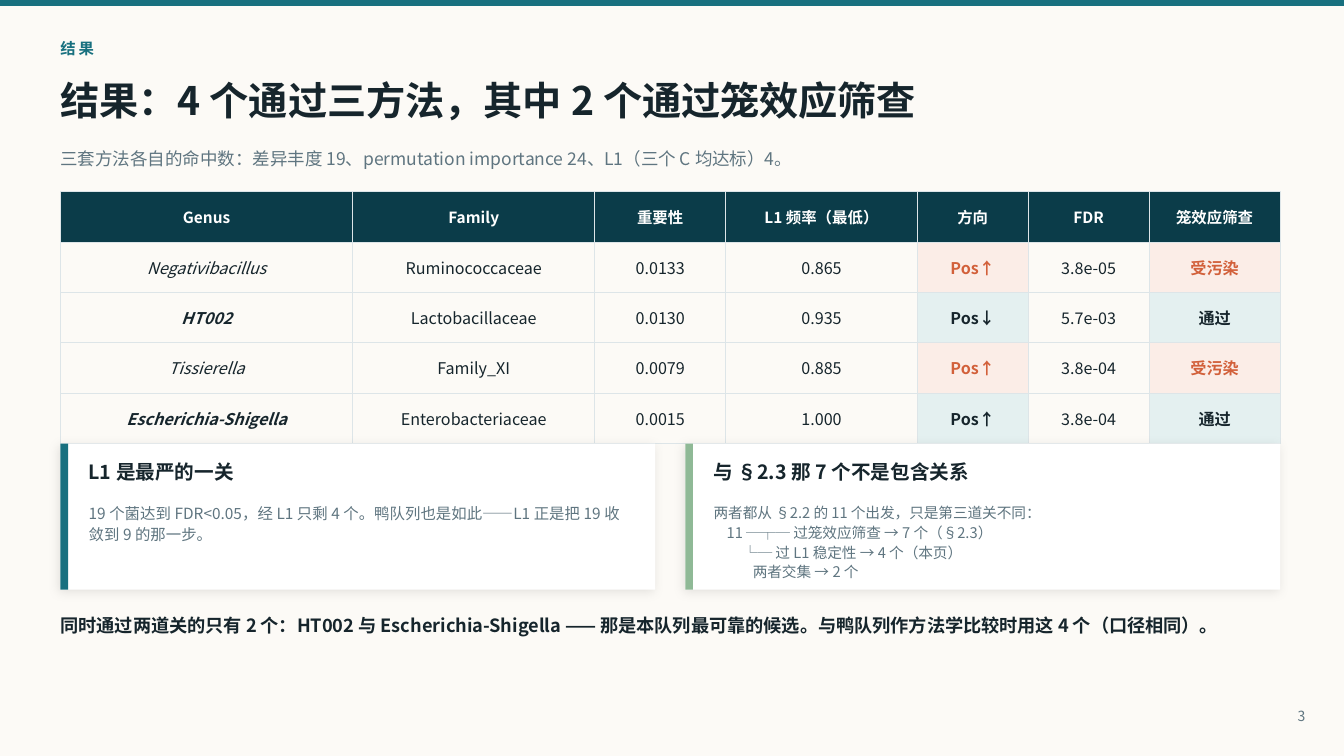
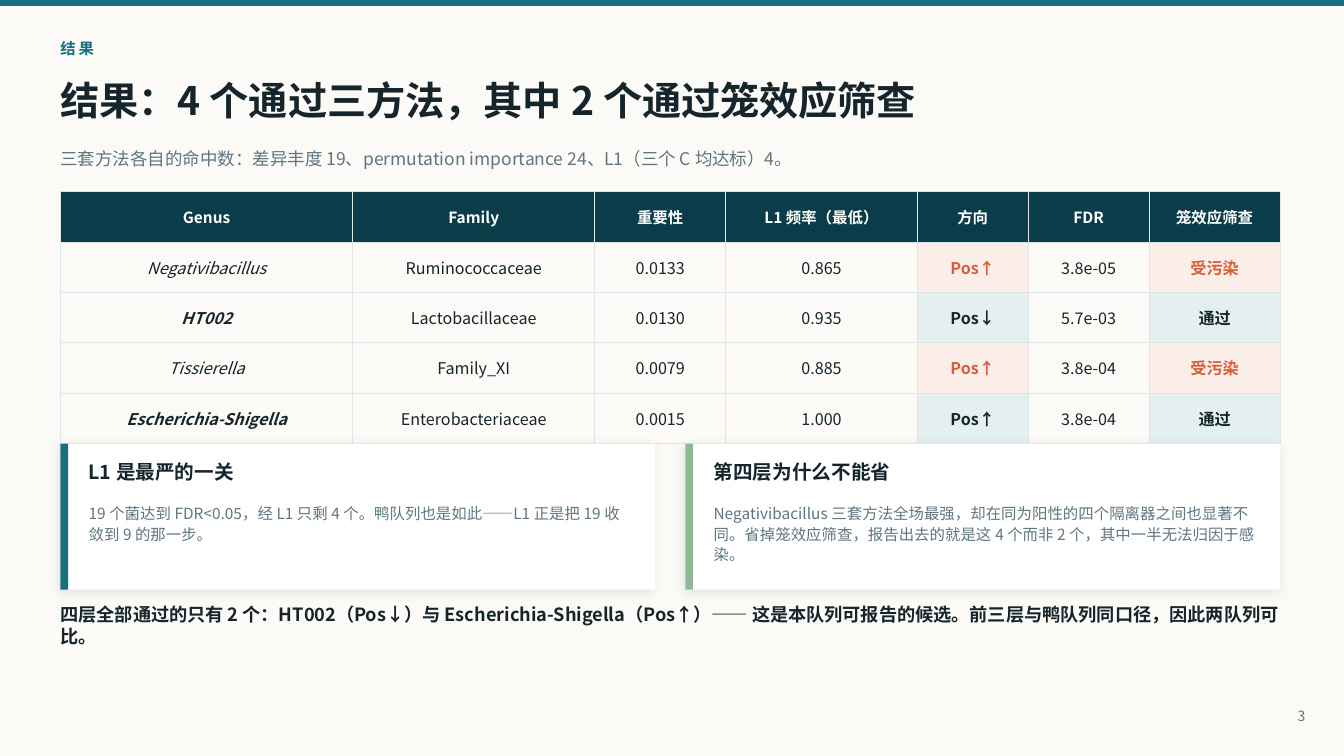
Before and after one commit to pengsihua2023/Christina-machine-learning-project, a slide deck: slide 3 of slides/Turkey_Biomarkers_CH.pptx. Drawn at 1344x756 pixels with LibreOffice and Linux fonts; fonts in the diff are those of the drawing. Boxes give left, top, right and bottom in pixels: in the first picture for what was removed or moved away, otherwise in the second. Text is boxed around its words. In the diff, an @@ line names an element or a change of style, - is before the commit and + after.

```diff
--- a/slides/Turkey_Biomarkers_CH.pptx
+++ b/slides/Turkey_Biomarkers_CH.pptx
@@ text at [714,462,891,481]: text changed @@
-与 §2.3 那 7 个不是包含关系
+第四层为什么不能省
@@ text at [714,506,1254,561]: text changed; size 10.5 to 11 pt @@
-两者都从 §2.2 的 11 个出发，只是第三道关不同：
-11 ─┬─ 过笼效应筛查 → 7 个（§2.3）
-└─ 过 L1 稳定性 → 4 个（本页）
-两者交集 → 2 个
+Negativibacillus 三套方法全场最强，却在同为阳性的四个隔离器之间也显著不同。省掉笼效应筛查，报告出去的就是这 4 个而非 2 个，其中一半无法归因于感染。
@@ text at [60,605,1278,645]: text changed @@
-同时通过两道关的只有 2 个：HT002 与 Escherichia-Shigella —— 那是本队列最可靠的候选。与鸭队列作方法学比较时用这 4 个（口径相同）。
+四层全部通过的只有 2 个：HT002（Pos↓）与 Escherichia-Shigella（Pos↑）—— 这是本队列可报告的候选。前三层与鸭队列同口径，因此两队列可比。
```
Also in this commit, not shown: 1 other slide changed, 6 other files.
